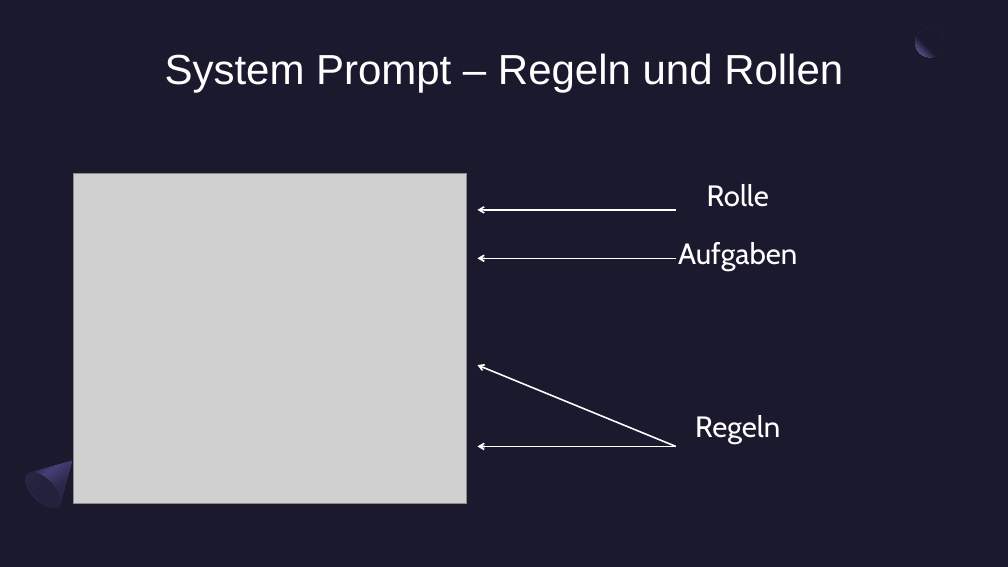
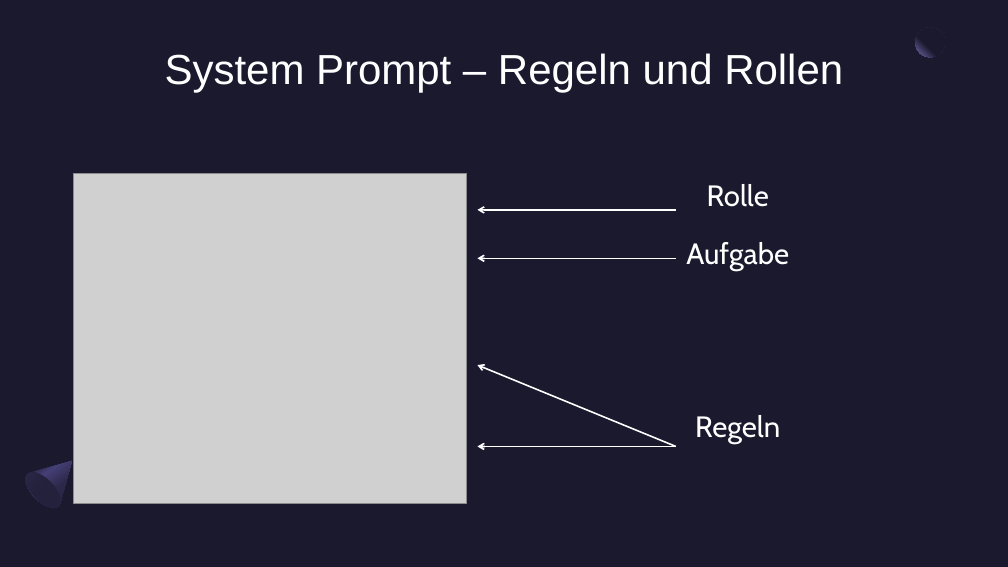
Before and after one commit to kis4-2026ss/projekt-bb-g2-huber-starlinger, a slide deck: slide 6 of docs/KIS-Projekt Präsentation.pptx (slide 5 before the commit). Drawn at 1008x567 pixels with LibreOffice and Linux fonts; fonts in the diff are those of the drawing; grey boxes stand for pictures. Boxes give left, top, right and bottom in pixels: in the first picture for what was removed or moved away, otherwise in the second. Text is boxed around its words. In the diff, an @@ line names an element or a change of style, - is before the commit and + after.

```diff
--- a/docs/KIS-Projekt Präsentation.pptx
+++ b/docs/KIS-Projekt Präsentation.pptx
@@ text at (x1=686, y1=242, x2=789, y2=271): text changed @@
-Aufgaben
+Aufgabe
```
Also in this commit, not shown: 4 other slides changed, 4 slides added, 5 slides removed, 2 other files.
